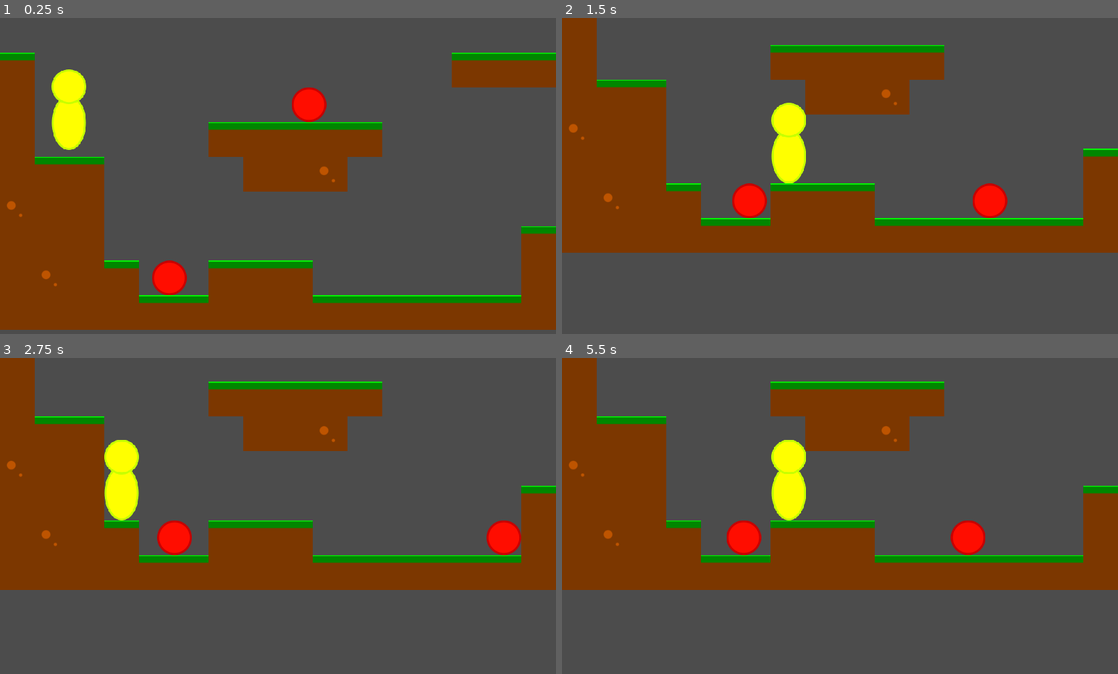
Above: before the commit, frames 1-4 (two rows, left to right).
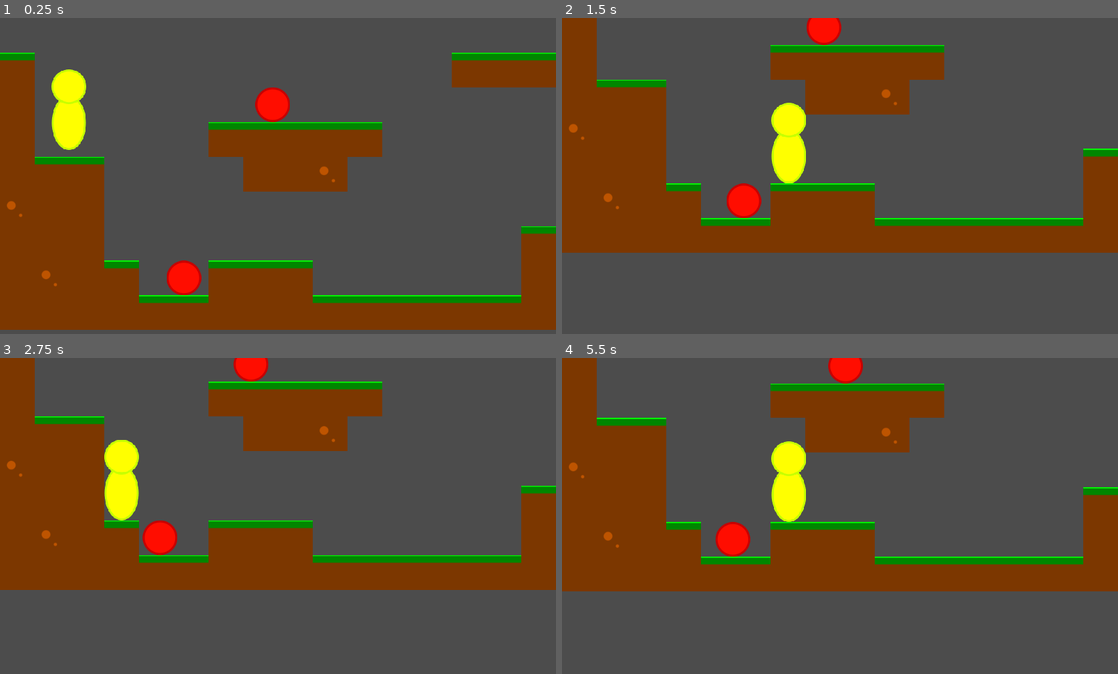
Above: after the commit, the same moments.

Repository: e8johan/superplatformer
Game: Godot game, scene res://src/levels/TestLevel.tscn
Same seed, same stepped clock (60 frames per second), same inputs: the game is played once before the commit and once after it.
Inputs:
- Up to frame 1 (0.25 s): no input
- Up to frame 2 (1.5 s): hold Right (move_right) from 0.53 s (still down); tap Space (move_jump) at 0.77 s
- Up to frame 3 (2.75 s): tap Space (move_jump) at 1.52 s; release Right (move_right) at 2.03 s; hold Left (move_left) from 2.03 s (still down)
- Up to frame 4 (5.5 s): release Left (move_left) at 2.78 s; hold Right (move_right) 2.78-4.28 s; tap Space (move_jump) at 3.02, 3.77, 4.52 s; hold Left (move_left) 4.28-5.03 s; hold Right (move_right) from 5.03 s (still down)

The runs differ from the first frame. In frame 1, 1.8% of the frame differs, in the area x 27-59%, y 21-88%; in frame 2, 1.3%; in frame 3, 1.6%; in frame 4, 4.5%, in the area x 0-100%, y 0-74%.

Commit message:
Enemies stop at edges by default (can be disabled in editor)

Diff:
--- a/superplatformer/src/actors/Stompa.gd
+++ b/superplatformer/src/actors/Stompa.gd
@@ -1,11 +1,25 @@
 extends ActorBase
 class_name Stompa, "res://assets/monsters/stompa/stompa_symbol.png"
 
+export var stop_at_edges : bool = true setget _set_stop_at_edges
+
+onready var groundDetectorRight = $GroundDetectorRight
+onready var groundDetectorLeft = $GroundDetectorLeft
+
 func _ready() -> void:
     _velocity.x = speed.x
+    _set_stop_at_edges(stop_at_edges)
 
 func _physics_process(delta: float) -> void:
     _velocity.y += gravity * delta
-    if is_on_wall():
+    if is_on_wall() or (stop_at_edges and (not groundDetectorRight.is_colliding() or not groundDetectorLeft.is_colliding())):
         _velocity.x = -_velocity.x
     _velocity.y = move_and_slide(_velocity, Vector2.UP).y
+
+func _set_stop_at_edges(val : bool) -> void:
+    stop_at_edges = val
+
+    if groundDetectorLeft:
+        groundDetectorLeft.enabled = val
+    if groundDetectorRight:
+        groundDetectorRight.enabled = val
--- a/superplatformer/src/actors/Stompa.tscn
+++ b/superplatformer/src/actors/Stompa.tscn
@@ -19,3 +19,15 @@
 [node name="CollisionShape2D" type="CollisionShape2D" parent="."]
 position = Vector2( 0, -32 )
 shape = SubResource( 1 )
+
+[node name="GroundDetectorRight" type="RayCast2D" parent="."]
+position = Vector2( 32, -32 )
+enabled = true
+cast_to = Vector2( 0, 35 )
+collision_mask = 8
+
+[node name="GroundDetectorLeft" type="RayCast2D" parent="."]
+position = Vector2( -32, -32 )
+enabled = true
+cast_to = Vector2( 0, 35 )
+collision_mask = 8
Not shown, changed: README.md
